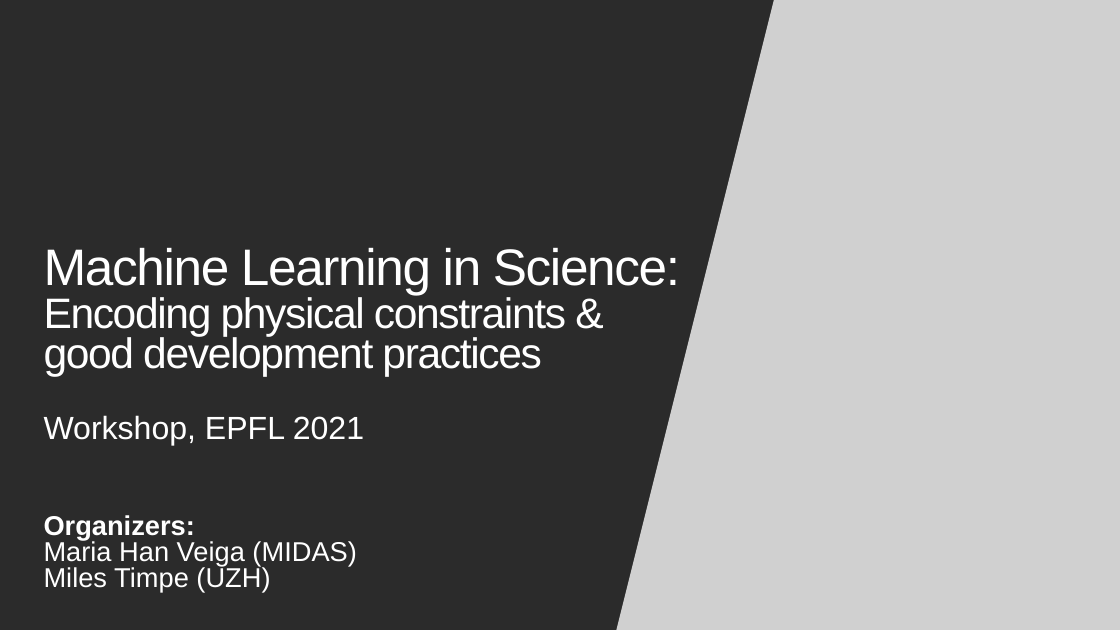
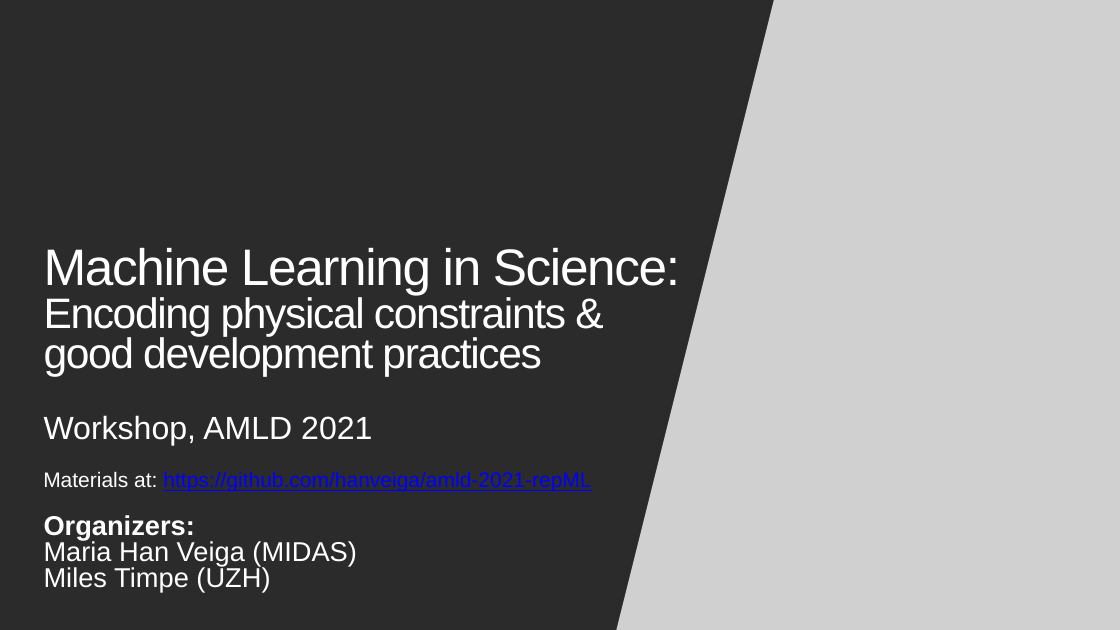
Before and after one commit to hanveiga/amld-2021-repML, a slide deck: slide 1 of slides/01_Introduction.pptx. Drawn at 1120x630 pixels with LibreOffice and Linux fonts; fonts in the diff are those of the drawing; grey boxes stand for pictures; background and template pictures are left out; a plain dark background stands for a picture behind light text. Boxes give left, top, right and bottom in pixels: in the first picture for what was removed or moved away, otherwise in the second. Text is boxed around its words. In the diff, an @@ line names an element or a change of style, - is before the commit and + after.

```diff
--- a/slides/01_Introduction.pptx
+++ b/slides/01_Introduction.pptx
@@ subtitle at bbox=[44, 415, 372, 445]: text changed @@
-Workshop, EPFL 2021
+Workshop, AMLD 2021
@@ text added at bbox=[43, 471, 591, 492], 36 pt, text #0000FF, underline @@
+Materials at: https://github.com/hanveiga/amld-2021-repML
```
Also in this commit, not shown: 2 other slides changed.
